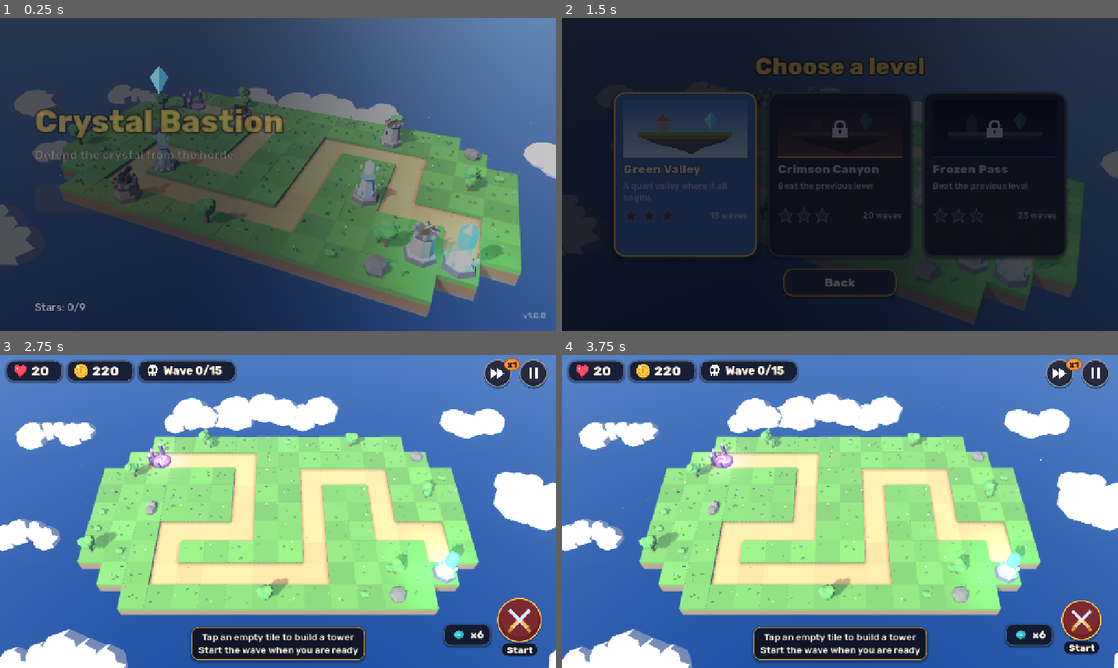
Above: before the commit, frames 1-4 (two rows, left to right).
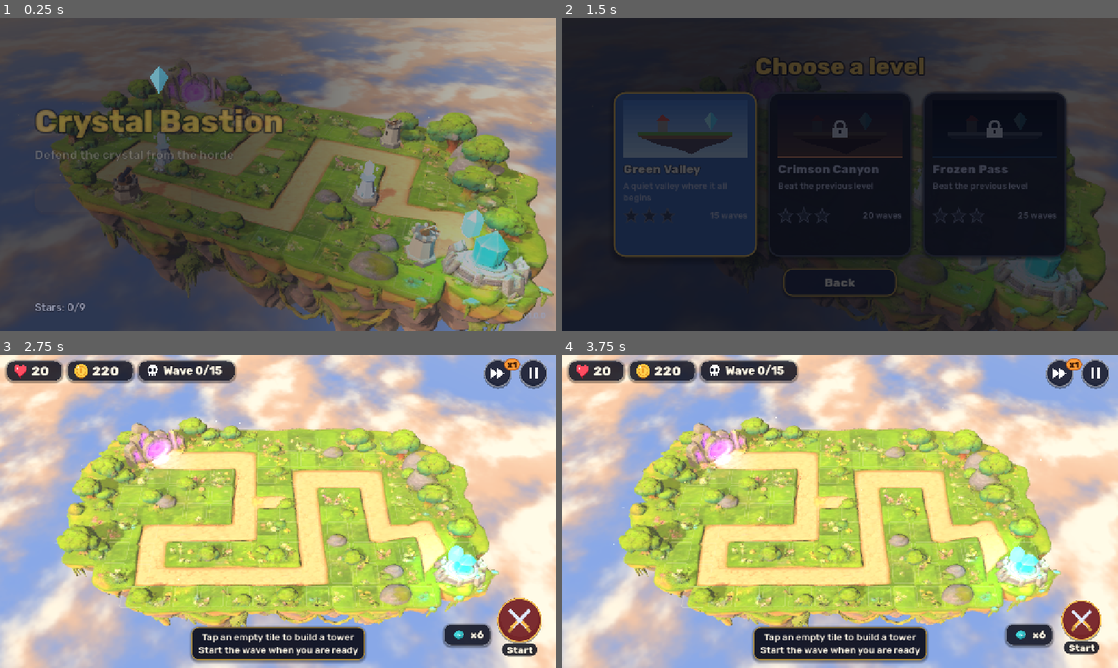
Above: after the commit, the same moments.

Repository: Rammbiz/ForgeMind
Game: Godot game, scene res://scenes/main.tscn
Same seed, same stepped clock (60 frames per second), same inputs: the game is played once before the commit and once after it.
Inputs (mouse positions are in pixels of both pictures, inside the frame that each line leads up to):
- Up to frame 1 (0.25 s): no input
- Up to frame 2 (1.5 s): click "Play" at 0.5 s; click (684, 174) at 1.25 s
- Up to frame 3 (2.75 s): drag from (533, 373) to (333, 442) at 2.02 s
- Up to frame 4 (3.75 s): drag from (1062, 373) to (812, 574) at 2.77 s; move the mouse to (1079, 621) at 3.52 s; click (1079, 621) at 3.67 s

The runs differ from the first frame. In frame 1, 73% of the frame differs, in the area x 0-100%, y 0-100%; in frame 2, 15%; in frame 3, 90%; in frame 4, 90%.

Commit message:
Green Valley: sculpted Meshy arena model in level 1
The level 1 island is now a Meshy 7 image-to-3D model of the cleaned-up
concept art (no baked towers or enemies), fitted onto the gameplay grid:
painted path on the route cells, per-cell heights from the model, build
spots blocked on its boulders and trees. A golden-hour sky and a soft
shader sea of clouds replace the low-poly puffs around the arena. The main
menu uses the same arena.

Tooling: prepare_arena.mjs shrinks the GLB for phones (2048 base colour,
1024 normal, no metal/rough map), import_arena.sh imports it with VRAM
compression and runs the fit, which now scales x and z separately and
starts from the path's centroid.

Balance: level 1 bot at skill 0.6 still wins on seeds 1-6 (1-3 stars).

Co-Authored-By: Claude Opus 5.5 <noreply@anthropic.com>
Claude-Session: https://claude.ai/code/session_01AzKNZocK1gfYo5b1Lpd2DR

Diff:
--- /dev/null
+++ b/crystal-bastion/assets/models/arenas/meadow.json
@@ -0,0 +1,260 @@
+{
+ "source": "meadow.glb",
+ "xf": [
+  9.397623,
+  -0.00672,
+  6e-06,
+  0.008131,
+  7.766119,
+  -0.0143,
+  9e-06,
+  0.017304,
+  6.417875,
+  -0.187277,
+  -2.492458,
+  -0.271991
+ ],
+ "heights": [
+  [
+   null,
+   null,
+   0.012,
+   0.034,
+   -0.009,
+   0.002,
+   0.005,
+   -0.005,
+   -0.009,
+   -0.002,
+   -0.006,
+   0.529,
+   -0.004,
+   -0.013,
+   null,
+   null
+  ],
+  [
+   null,
+   0.347,
+   0.068,
+   -0.082,
+   -0.086,
+   -0.089,
+   -0.09,
+   -0.006,
+   -0.003,
+   -0.009,
+   -0.007,
+   -0.006,
+   -0.007,
+   1.417,
+   -0.011,
+   null
+  ],
+  [
+   1.053,
+   0.006,
+   0.003,
+   -0.009,
+   -0.001,
+   0.006,
+   -0.084,
+   -0.002,
+   -0.078,
+   -0.09,
+   -0.091,
+   -0.088,
+   -0.089,
+   -0.004,
+   0.865,
+   0.012
+  ],
+  [
+   0.017,
+   0.007,
+   0.005,
+   0.006,
+   0.024,
+   -0.004,
+   -0.082,
+   -0.07,
+   -0.062,
+   -0.094,
+   -0.003,
+   -0.086,
+   -0.092,
+   0.001,
+   -0.003,
+   -0.003
+  ],
+  [
+   0.011,
+   0.008,
+   0.009,
+   0.005,
+   0.005,
+   -0.007,
+   -0.081,
+   -0.066,
+   -0.005,
+   -0.087,
+   0.0,
+   -0.026,
+   -0.094,
+   -0.004,
+   0.145,
+   0.012
+  ],
+  [
+   0.018,
+   0.013,
+   -0.083,
+   -0.083,
+   -0.081,
+   -0.079,
+   -0.082,
+   -0.002,
+   0.005,
+   -0.082,
+   -0.003,
+   -0.015,
+   -0.087,
+   -0.088,
+   -0.087,
+   0.533
+  ],
+  [
+   1.051,
+   0.012,
+   -0.071,
+   -0.061,
+   0.011,
+   0.009,
+   0.01,
+   0.01,
+   0.006,
+   -0.075,
+   0.006,
+   0.007,
+   0.002,
+   -0.013,
+   -0.085,
+   -0.003
+  ],
+  [
+   null,
+   0.019,
+   -0.073,
+   -0.076,
+   -0.078,
+   -0.079,
+   -0.081,
+   -0.083,
+   -0.081,
+   -0.077,
+   0.004,
+   0.009,
+   0.011,
+   -0.019,
+   0.427,
+   null
+  ],
+  [
+   null,
+   null,
+   -0.024,
+   0.016,
+   0.009,
+   0.013,
+   0.011,
+   0.017,
+   0.076,
+   -0.002,
+   -0.01,
+   0.013,
+   0.168,
+   -0.002,
+   null,
+   null
+  ]
+ ],
+ "keep": [],
+ "blocked": [
+  [
+   3,
+   0
+  ],
+  [
+   5,
+   0
+  ],
+  [
+   1,
+   1
+  ],
+  [
+   13,
+   1
+  ],
+  [
+   0,
+   2
+  ],
+  [
+   14,
+   2
+  ],
+  [
+   15,
+   2
+  ],
+  [
+   0,
+   3
+  ],
+  [
+   2,
+   3
+  ],
+  [
+   0,
+   4
+  ],
+  [
+   14,
+   4
+  ],
+  [
+   15,
+   5
+  ],
+  [
+   7,
+   6
+  ],
+  [
+   8,
+   8
+  ]
+ ],
+ "opened": [
+  [
+   7,
+   8
+  ]
+ ],
+ "grid_strength": 0.22,
+ "tint": "ffffff",
+ "fit": {
+  "yaw": 0.0,
+  "sx": 9.39763,
+  "sz": 6.41789,
+  "dx": -0.494,
+  "dz": -0.366,
+  "tilt": 0.14,
+  "score": 0.903,
+  "path_clusters": [
+   2
+  ]
+ }
+}
--- a/crystal-bastion/scripts/autoload/game_data.gd
+++ b/crystal-bastion/scripts/autoload/game_data.gd
@@ -102,6 +102,16 @@
 			"ambient": Color(0.62, 0.72, 0.92), "ambient_energy": 0.45,
 			"particles": "pollen", "clouds": Color(1.0, 1.0, 1.0),
 			"flowers": [Color(1.0, 0.85, 0.3), Color(1.0, 0.5, 0.6), Color(0.95, 0.95, 1.0), Color(0.6, 0.7, 1.0)],
+		},
+		# Sculpted arena (assets/models/arenas/meadow.glb): golden hour over a sea of clouds.
+		"arena_theme": {
+			"sky_top": Color(0.33, 0.52, 0.86), "sky_horizon": Color(1.0, 0.86, 0.62),
+			"ground_horizon": Color(0.98, 0.88, 0.76), "ground_bottom": Color(0.6, 0.68, 0.88),
+			"fog": Color(1.0, 0.9, 0.74), "fog_density": 0.004,
+			"sun_color": Color(1.0, 0.92, 0.76), "sun_energy": 1.05,
+			"ambient": Color(0.78, 0.78, 0.84), "ambient_energy": 0.42,
+			# cloud sea: lit tops, shaded sides, sky between the puffs
+			"cloud_sea": [Color(1.0, 0.97, 0.9), Color(0.95, 0.76, 0.62), Color(0.55, 0.66, 0.88)],
 		},
 		"waves": [
 			[["slime", 6, 1.2, 0.0, -1]],
--- a/crystal-bastion/scripts/game/arena.gd
+++ b/crystal-bastion/scripts/game/arena.gd
@@ -7,8 +7,24 @@
 ##   "heights" rows of surface heights per grid cell (same size as the level map)
 ##   "keep"    procedural parts that stay visible on top of the model
 ##             ("decor", "water", "portal_base", "crystal_base", "clouds")
+##   "blocked" / "opened"  cells whose buildability follows the model (a boulder on a
+##             grass cell, bare grass where the map has a tree)
+## A level may also carry "arena_theme": sky/light overrides matching the arena's concept art.
 
 const DIR := "res://assets/models/arenas/"
+
+
+## The level as it should be played: with "arena_fit" and the arena's sky/light when the
+## level has a sculpted arena (and the player has them enabled), otherwise unchanged.
+static func prepare_level(level: Dictionary) -> Dictionary:
+	var fit := load_fit(str(level["id"]))
+	if fit.is_empty():
+		return level
+	var out := level.duplicate()
+	out["arena_fit"] = fit
+	if level.has("arena_theme"):
+		out["theme"] = (level["theme"] as Dictionary).merged(level["arena_theme"], true)
+	return out
 
 
 ## Returns the parsed fit for a level, or an empty dictionary when the level has no arena model.
--- a/crystal-bastion/scripts/game/game.gd
+++ b/crystal-bastion/scripts/game/game.gd
@@ -49,7 +49,7 @@
 
 
 func _ready() -> void:
-	level = GameData.get_level(level_index)
+	level = Arena.prepare_level(GameData.get_level(level_index))
 	quality_high = Save.quality == "high"
 	gold = int(level["start_gold"])
 	lives = int(level["lives"])
--- a/crystal-bastion/scripts/game/level_map.gd
+++ b/crystal-bastion/scripts/game/level_map.gd
@@ -36,11 +36,10 @@
 func build(level: Dictionary, quality_high := true) -> void:
 	theme = level["theme"]
 	_rng.seed = hash(str(level["id"]))
-	arena = Arena.load_fit(str(level["id"]))
+	arena = level.get("arena_fit", {})
 	_parse(level["map"])
 	if not arena.is_empty():
-		for c: Vector2i in cells:
-			top_y[c] = Arena.height_at(arena, c, top_y[c])
+		_apply_arena()
 	_compute_paths()
 	if arena.is_empty():
 		_build_terrain()
@@ -55,6 +54,8 @@
 	_build_crystal()
 	if arena.is_empty() or Arena.keeps(arena, "clouds"):
 		_build_clouds()
+	if not arena.is_empty() and theme.has("cloud_sea"):
+		_build_cloud_sea()
 	_build_ambient(quality_high)
 
 
@@ -89,6 +90,21 @@
 	for c in cells:
 		var d: float = dist[c]
 		depth[c] = -0.55 - 0.62 * d - _rng.randf_range(0.0, 0.35) * minf(d, 2.0)
+
+
+## Sculpted arena: surface heights from the model, and buildability that matches what the
+## model shows (no towers on its boulders, free grass where the map expected a tree).
+func _apply_arena() -> void:
+	for xy: Array in arena.get("blocked", []):
+		var c := Vector2i(int(xy[0]), int(xy[1]))
+		if cells.get(c, "") == ".":
+			cells[c] = "r"
+	for xy: Array in arena.get("opened", []):
+		var c := Vector2i(int(xy[0]), int(xy[1]))
+		if cells.get(c, "") in ["t", "r"]:
+			cells[c] = "."
+	for c: Vector2i in cells:
+		top_y[c] = Arena.height_at(arena, c, top_y[c])
 
 
 func _distance_to_void() -> Dictionary:
@@ -761,6 +777,69 @@
 		_clouds.append(cloud)
 
 
+## Soft sea of clouds far below a sculpted arena (the low-poly puffs would clash with it).
+func _build_cloud_sea() -> void:
+	var mi := MeshInstance3D.new()
+	mi.name = "CloudSea"
+	var plane := PlaneMesh.new()
+	plane.size = Vector2(240, 240)
+	mi.mesh = plane
+	mi.position = Vector3(0, float(theme.get("cloud_sea_y", -6.0)), 0)
+	mi.cast_shadow = GeometryInstance3D.SHADOW_CASTING_SETTING_OFF
+	var sh := Shader.new()
+	sh.code = """
+shader_type spatial;
+render_mode unshaded, fog_disabled, shadows_disabled, cull_disabled;
+uniform vec4 light_col : source_color;
+uniform vec4 shade_col : source_color;
+uniform vec4 gap_col : source_color;
+uniform vec4 far_col : source_color;
+varying vec3 wpos;
+float hash(vec2 p) { return fract(sin(dot(p, vec2(127.1, 311.7))) * 43758.5453); }
+float noise(vec2 p) {
+	vec2 i = floor(p);
+	vec2 f = fract(p);
+	f = f * f * (3.0 - 2.0 * f);
+	return mix(mix(hash(i), hash(i + vec2(1.0, 0.0)), f.x), mix(hash(i + vec2(0.0, 1.0)), hash(i + vec2(1.0, 1.0)), f.x), f.y);
+}
+float fbm(vec2 p) {
+	float v = 0.0;
+	float a = 0.5;
+	for (int k = 0; k < 5; k++) {
+		v += a * noise(p);
+		p = p * 2.03 + vec2(1.7, 9.2);
+		a *= 0.5;
+	}
+	return v;
+}
+void vertex() {
+	wpos = (MODEL_MATRIX * vec4(VERTEX, 1.0)).xyz;
+}
+void fragment() {
+	vec2 drift = vec2(TIME * 0.015, TIME * 0.006);
+	vec2 uv = wpos.xz * 0.12 + drift;
+	float n = fbm(uv) * 0.7 + fbm(uv * 2.6 + 13.0) * 0.4;
+	// Puffs: dense cloud bodies with gaps between them.
+	float body = smoothstep(0.39, 0.6, n);
+	// Light from the upper side of each puff: compare with a sample shifted towards the sun.
+	float lit = smoothstep(-0.04, 0.1, n - (fbm(uv + vec2(-0.12, -0.09)) * 0.7 + fbm((uv + vec2(-0.12, -0.09)) * 2.6 + 13.0) * 0.4));
+	vec3 cloud = mix(shade_col.rgb, light_col.rgb, clamp(lit * 0.8 + (n - 0.5) * 1.5, 0.0, 1.0));
+	vec3 col = mix(gap_col.rgb, cloud, body);
+	float fade = smoothstep(16.0, 70.0, length(wpos.xz));
+	ALBEDO = mix(col, far_col.rgb, fade);
+}
+"""
+	var mat := ShaderMaterial.new()
+	mat.shader = sh
+	var sea: Array = theme["cloud_sea"]
+	mat.set_shader_parameter("light_col", sea[0])
+	mat.set_shader_parameter("shade_col", sea[1])
+	mat.set_shader_parameter("gap_col", sea[2])
+	mat.set_shader_parameter("far_col", theme["ground_horizon"])
+	mi.material_override = mat
+	add_child(mi)
+
+
 func _build_ambient(quality_high: bool) -> void:
 	var kind := str(theme.get("particles", ""))
 	var p := CPUParticles3D.new()
--- a/crystal-bastion/scripts/ui/menu.gd
+++ b/crystal-bastion/scripts/ui/menu.gd
@@ -13,7 +13,7 @@
 
 func _ready() -> void:
 	var idx := clampi(Save.unlocked - 1, 0, GameData.level_count() - 1)
-	var level := GameData.get_level(idx)
+	var level := Arena.prepare_level(GameData.get_level(idx))
 	var high := Save.quality == "high"
 	add_child(WorldEnv.make_environment(level["theme"], high))
 	add_child(WorldEnv.make_sun(level["theme"], high))
Binary file added: crystal-bastion/assets/models/arenas/meadow.glb
Not shown, added: crystal-bastion/assets/models/arenas/meadow.glb.import
Binary file added: crystal-bastion/assets/models/arenas/meadow_Image_0.jpg
Not shown, added: crystal-bastion/assets/models/arenas/meadow_Image_0.jpg.import
Binary file added: crystal-bastion/assets/models/arenas/meadow_normal.jpg
Not shown, added: crystal-bastion/assets/models/arenas/meadow_normal.jpg.import
Not shown, changed: crystal-bastion/tools/fit_arena.py
Not shown, added: crystal-bastion/tools/import_arena.sh
Not shown, added: crystal-bastion/tools/prepare_arena.mjs
